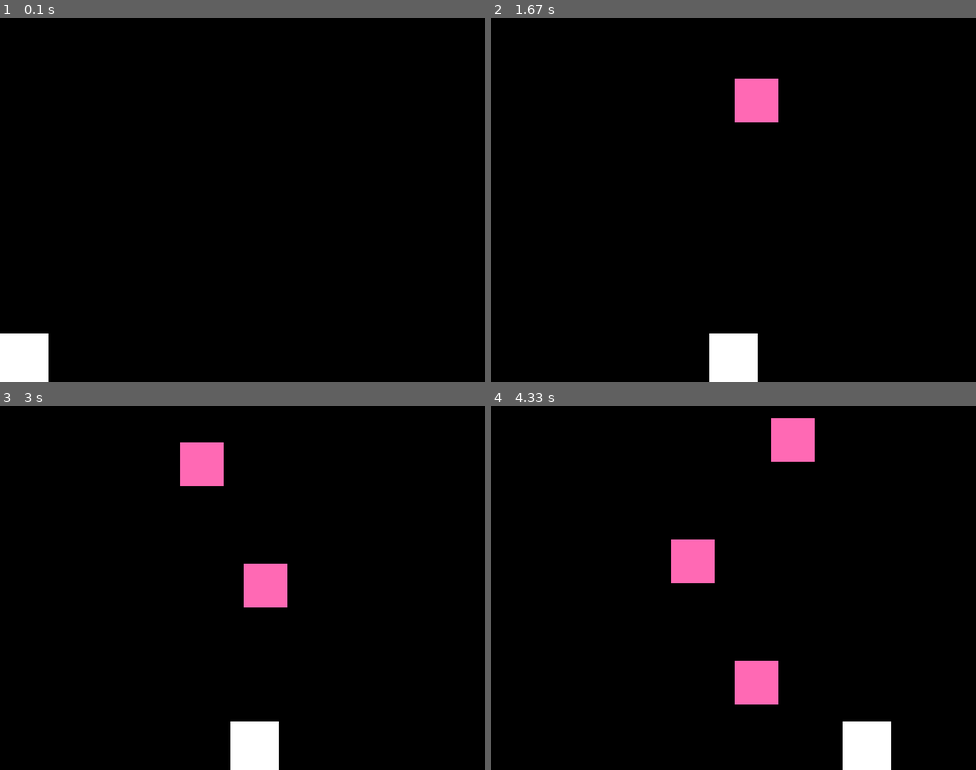
Above: before the commit, frames 1-4 (two rows, left to right).
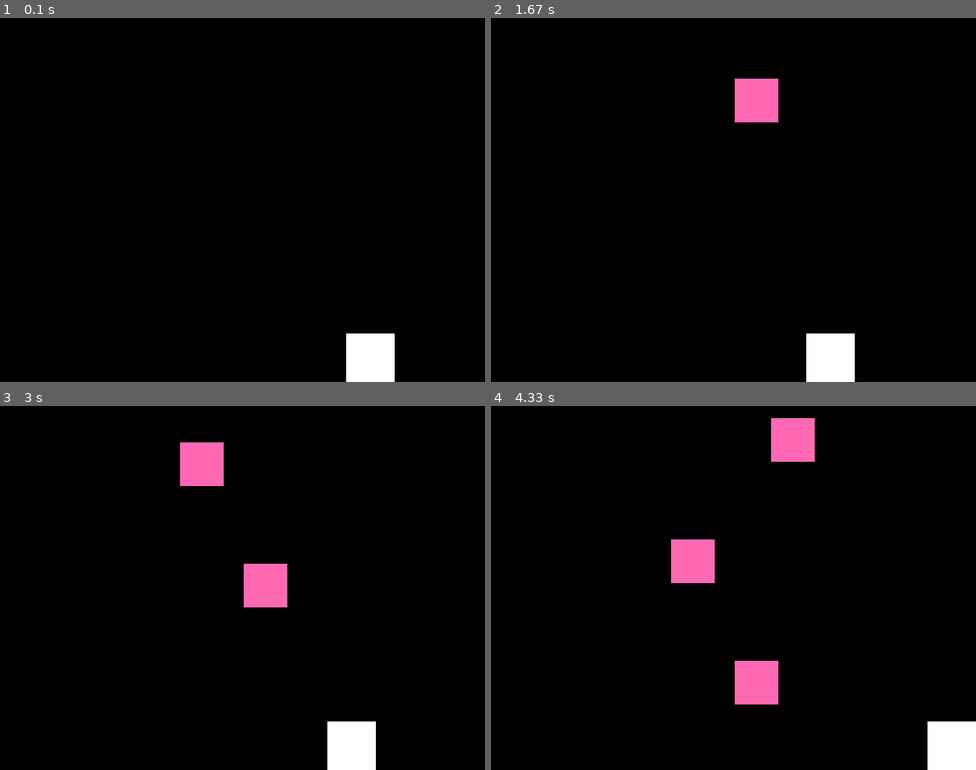
Above: after the commit, the same moments.

Repository: SlavaTatanov/Christmas-game-on-PyGame
Game: pygame game, started from main.py
Two runs of this game, one before a commit and one after it. Both use one fixed random seed, a clock stepped at 60 frames per second and the inputs below.
Inputs:
- Up to frame 1 (0.1 s): no input
- Up to frame 2 (1.67 s): hold Right 0.33-0.8 s; hold Right 0.83-1.3 s; hold Left from 1.33 s (still down)
- Up to frame 3 (3 s): release Left at 1.87 s; hold Left 1.9-2.3 s; hold Right 2.33-2.97 s
- Up to frame 4 (4.33 s): hold Left 3-3.47 s; hold Right 3.5-3.97 s; hold Right from 4 s (still down)

The runs differ from the first frame. In frame 1, 2.7% of the frame differs, in the area x 0-82%, y 86-100%; in frame 2, 2.7%; in frame 3, 2.7%; in frame 4, 2.7%.

Commit message:
rework player class

Diff:
--- a/config.py
+++ b/config.py
@@ -11,18 +11,6 @@
 FPS = 60
 color = {'Black': (0, 0, 0), 'HotPink': (255, 105, 180), 'White': (255, 255, 255)}
 
-"""
-Геометрические размеры объектов
-"""
-# Игрок
-player_size = int(W * 0.1)
-player_speed = 10
-x_player = 0
-
-# Подарки
-
-gift_speed = 2
-
 
 """
 Разные игровые параметры
--- a/data/game_objects.py
+++ b/data/game_objects.py
@@ -1,6 +1,7 @@
 import config as cf
 import game_info as gi
 import random as rd
+import pygame as pg
 
 
 class Gift:
@@ -8,15 +9,16 @@
     Класс 'Подарок', предметы, которые предстоит ловить игроку. Имеет координаты, размер и методы когда игрок поймал
     предмет или предмет упал на землю
     """
-    size = 0.09 * cf.W
+    SIZE = 0.09 * cf.W
 
     def __init__(self, y):
-        self.x = int(rd.randint(1, cf.W - Gift.size))
+        self.x = int(rd.randint(1, cf.W - Gift.SIZE))
         self.y = y
+        self.srf = pg.Surface((Gift.SIZE, Gift.SIZE))
 
     def move_up(self):
-        self.x = int(rd.randint(1, cf.W - Gift.size))
-        self.y = int(0 - Gift.size*1.5)
+        self.x = int(rd.randint(1, cf.W - Gift.SIZE))
+        self.y = int(0 - Gift.SIZE*1.5)
 
     def catch(self):
         Gift.move_up(self)
@@ -25,3 +27,15 @@
     def crash(self):
         Gift.move_up(self)
         gi.user_status['health'] -= 1
+
+
+class Player:
+    """
+    Класс игрока
+    """
+    SIZE = 0.1 * cf.W
+
+    def __init__(self):
+        self.x = int(rd.randint(1, cf.W - Player.SIZE))
+        self.y = int(cf.H - Player.SIZE)
+        self.srf = pg.Surface((Player.SIZE, Player.SIZE))
--- a/game_info.py
+++ b/game_info.py
@@ -1,7 +1,8 @@
 import data.game_objects as g_ob
 
-user_status = {'score': 0, 'health': 3}
+user_status = {'score': 0, 'health': 3, 'gift_speed': 2, 'player_speed': 10}
 gifts = []
+player = []
 
 
 def gifts_create():
@@ -11,3 +12,8 @@
     gifts.append(gift_2)
     gift_3 = g_ob.Gift(-500)
     gifts.append(gift_3)
+
+
+def player_create():
+    current_player = g_ob.Player()
+    player.append(current_player)
--- a/main.py
+++ b/main.py
@@ -5,74 +5,89 @@
 
 pygame.init()
 gi.gifts_create()
+gi.player_create()
 
 base_surface = pygame.display.set_mode((config.W, config.H))
 pygame.display.set_caption(config.game_name)
 clock = pygame.time.Clock()  # Частота отрисовки
 
-player = pygame.Surface((config.player_size, config.player_size))
-gift = pygame.Surface((g_ob.Gift.size, g_ob.Gift.size))
 
-while True:
-    keys = pygame.key.get_pressed()  # Отслеживает нажатые клавиши
-    for event in pygame.event.get():
-        if event.type == pygame.QUIT:
-            exit()
+def menu():
+    base_surface.fill(config.color['Black'])
+    while True:
+        for event in pygame.event.get():
+            if event.type == pygame.QUIT:
+                exit()
 
-        # Данный блок отлавливает нажатия клавиш игроком (если нажаты обе, движется в сторону последней нажатой)
-        elif event.type == pygame.KEYDOWN:
-            if event.key == pygame.K_LEFT:
-                config.keys[pygame.K_LEFT] = True
-                if len(config.keys) >= 2:
-                    del config.keys[pygame.K_RIGHT]
-            if event.key == pygame.K_RIGHT:
-                config.keys[pygame.K_RIGHT] = True
-                if len(config.keys) >= 2:
-                    del config.keys[pygame.K_LEFT]
-        elif event.type == pygame.KEYUP:
-            if event.key == pygame.K_LEFT:
-                if pygame.K_LEFT in config.keys:
-                    del config.keys[pygame.K_LEFT]
-                if keys[pygame.K_RIGHT]:
+        pygame.display.update()
+        clock.tick(config.FPS)
+
+
+def game():
+    while True:
+        keys = pygame.key.get_pressed()  # Отслеживает нажатые клавиши
+        for event in pygame.event.get():
+            if event.type == pygame.QUIT:
+                exit()
+
+            # Данный блок отлавливает нажатия клавиш игроком (если нажаты обе, движется в сторону последней нажатой)
+            elif event.type == pygame.KEYDOWN:
+                if event.key == pygame.K_LEFT:
+                    config.keys[pygame.K_LEFT] = True
+                    if len(config.keys) >= 2:
+                        del config.keys[pygame.K_RIGHT]
+                if event.key == pygame.K_RIGHT:
                     config.keys[pygame.K_RIGHT] = True
-            if event.key == pygame.K_RIGHT:
-                if pygame.K_RIGHT in config.keys:
-                    del config.keys[pygame.K_RIGHT]
-                if keys[pygame.K_LEFT]:
-                    config.keys[pygame.K_LEFT] = True
+                    if len(config.keys) >= 2:
+                        del config.keys[pygame.K_LEFT]
+            elif event.type == pygame.KEYUP:
+                if event.key == pygame.K_LEFT:
+                    if pygame.K_LEFT in config.keys:
+                        del config.keys[pygame.K_LEFT]
+                    if keys[pygame.K_RIGHT]:
+                        config.keys[pygame.K_RIGHT] = True
+                if event.key == pygame.K_RIGHT:
+                    if pygame.K_RIGHT in config.keys:
+                        del config.keys[pygame.K_RIGHT]
+                    if keys[pygame.K_LEFT]:
+                        config.keys[pygame.K_LEFT] = True
 
-    # Данный блок отвечает за движения игрока и блокирует его движение за пределы экрана
-    if pygame.K_LEFT in config.keys:
-        if config.x_player > 0:
-            config.x_player -= config.player_speed
-        else:
-            config.x_player = 0
-    if pygame.K_RIGHT in config.keys:
-        if config.x_player < (config.W - config.player_size):
-            config.x_player += config.player_speed
-        else:
-            config.x_player = config.W - config.player_size
+        # Данный блок отвечает за движения игрока и блокирует его движение за пределы экрана
+        if pygame.K_LEFT in config.keys:
+            if gi.player[0].x > 0:
+                gi.player[0].x -= gi.user_status['player_speed']
+            else:
+                gi.player[0].x = 0
+        if pygame.K_RIGHT in config.keys:
+            if gi.player[0].x < (config.W - gi.player[0].SIZE):
+                gi.player[0].x += gi.user_status['player_speed']
+            else:
+                gi.player[0].x = config.W - gi.player[0].SIZE
 
-    # Отслеживание подарка
-    for i in range(len(gi.gifts)):
-        if gi.gifts[i].y == config.H - g_ob.Gift.size:
-            gi.gifts[i].crash()
+        # Отслеживание подарка
+        for i in range(len(gi.gifts)):
+            if gi.gifts[i].y == config.H - g_ob.Gift.SIZE:
+                gi.gifts[i].crash()
 
-    # Падение подарка
-    for i in range(len(gi.gifts)):
-        gi.gifts[i].y += config.gift_speed
+        # Падение подарка
+        for i in range(len(gi.gifts)):
+            gi.gifts[i].y += gi.user_status['gift_speed']
 
-    # Отрисовка объектов
+        # Отрисовка объектов
 
-    base_surface.fill(config.color['Black'])  # Постоянно закрашивает фон
-    # Игрок
-    base_surface.blit(player, (config.x_player, config.H - config.player_size))  # Отрисовка поверхности игрока
-    player.fill(config.color['White'])
-    # Подарки
-    for i in range(len(gi.gifts)):
-        base_surface.blit(gift, (gi.gifts[i].x, gi.gifts[i].y))
-        gift.fill(config.color['HotPink'])
+        base_surface.fill(config.color['Black'])  # Постоянно закрашивает фон
+        # Игрок
+        base_surface.blit(gi.player[0].srf, (gi.player[0].x, gi.player[0].y))  # Отрисовка поверхности игрока
+        gi.player[0].srf.fill(config.color['White'])
+        # Подарки
+        for i in range(len(gi.gifts)):
+            base_surface.blit(gi.gifts[i].srf, (gi.gifts[i].x, gi.gifts[i].y))
+            gi.gifts[i].srf.fill(config.color['HotPink'])
+        if gi.user_status['health'] == 0:
+            menu()
+        # Обновление объектов на экране
+        pygame.display.update()
+        clock.tick(config.FPS)
 
-    # Обновление объектов на экране
-    pygame.display.update()
-    clock.tick(config.FPS)
+
+game()
